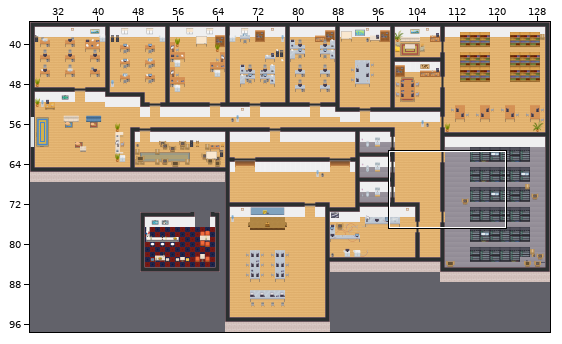
A Tiled map (JSON) gets an edit: tilesets/123.tmj. Above: a wide view before the commit, with the close-up outlined.
Close-up. Before the edit:
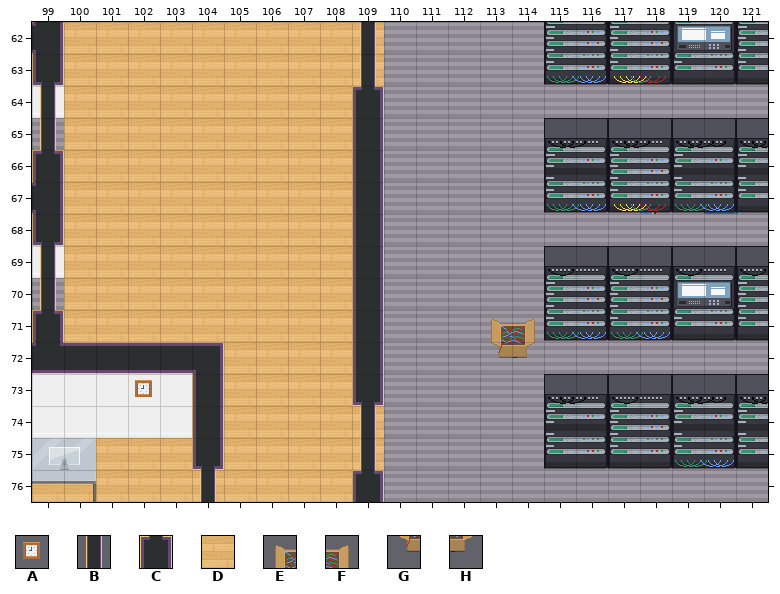
Cells are 32x32 px. Shown: x 99..121, y 62..76. The commit also changed other parts of the map, which this record leaves out.
Key: from "WA_Miscellaneous_extended": A 78; from "WA_Room_Builder": B 36, C 61, D 169; from "server_test": E 169, F 170, G 185, H 186.
_ is an empty cell.
Layers that did not change in this view are not listed.
Layer "top" before, first column x 99:
62 __________B____________
63 __________B____________
64 B_________C____________
65 B______________________
66 _______________________
67 _______________________
68 _______________________
69 B______________________
70 B______________________
71 ________D_____EF_______
72 ________D_____GH_______
73 ___A___________________
74 __________B____________
75 __________B____________
76 _____B_________________
New version:
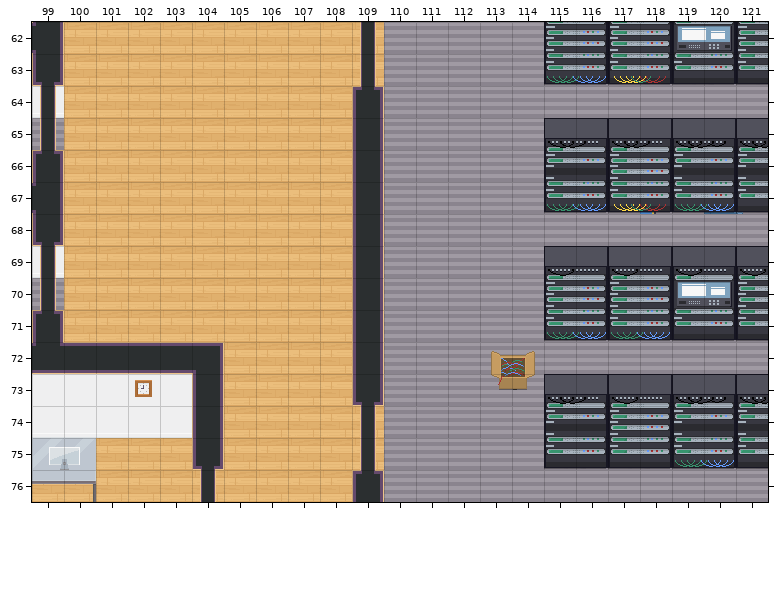
What changed:
Changed rows in their new state; . is an unchanged cell.
Layer "stuff3":
first column x 113:
72 EF
73 GH
Layer "top":
first column x 113:
71 __
72 __
Boxes around the changes in both close-ups, in picture pixels (x1, y1, x2, y2):
changed: (491, 319, 535, 390)
